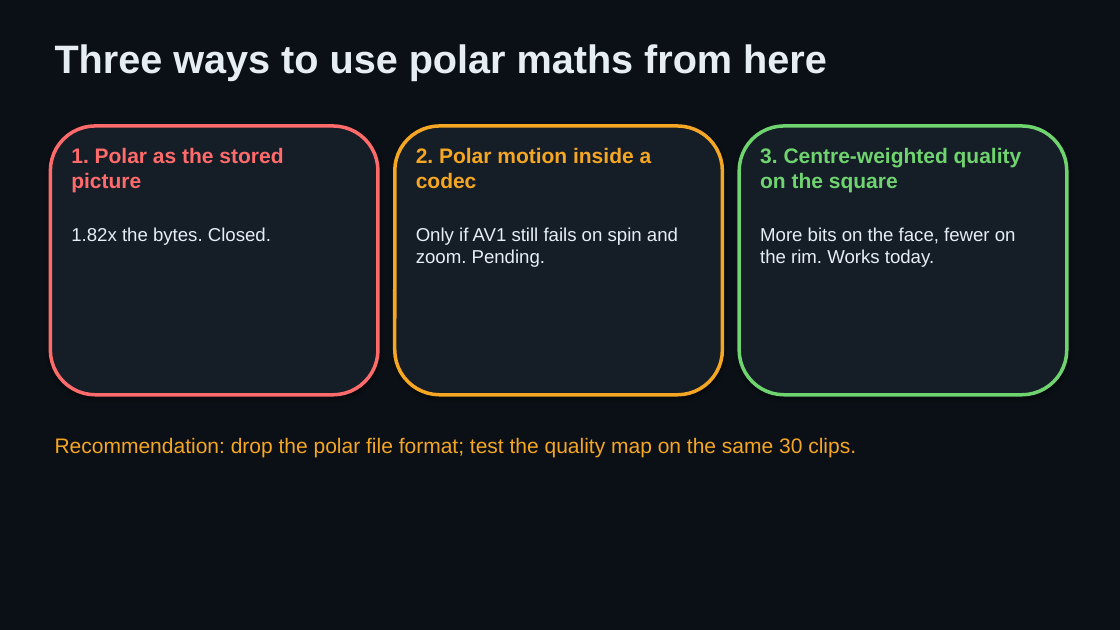
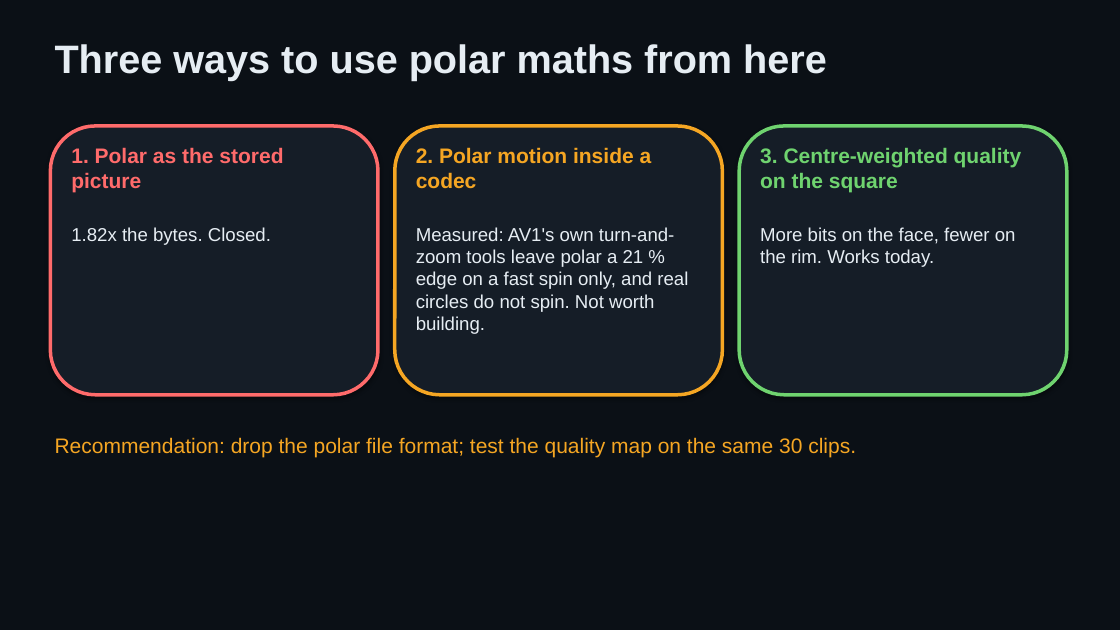
Before and after one commit to padington/polar-codec-site, a slide deck: slide 20 of slides/polar-codec.pptx. Drawn at 1120x630 pixels with LibreOffice and Linux fonts; fonts in the diff are those of the drawing. Boxes give left, top, right and bottom in pixels: in the first picture for what was removed or moved away, otherwise in the second. Text is boxed around its words. In the diff, an @@ line names an element or a change of style, - is before the commit and + after.

```diff
--- a/slides/polar-codec.pptx
+++ b/slides/polar-codec.pptx
@@ text at (x1=416, y1=227, x2=688, y2=334): text changed @@
-Only if AV1 still fails on spin and zoom. Pending.
+Measured: AV1's own turn-and-zoom tools leave polar a 21 % edge on a fast spin only, and real circles do not spin. Not worth building.
```
Also in this commit, not shown: 2 other slides changed, 1 slide added, 1 slide removed, 7 other files.
